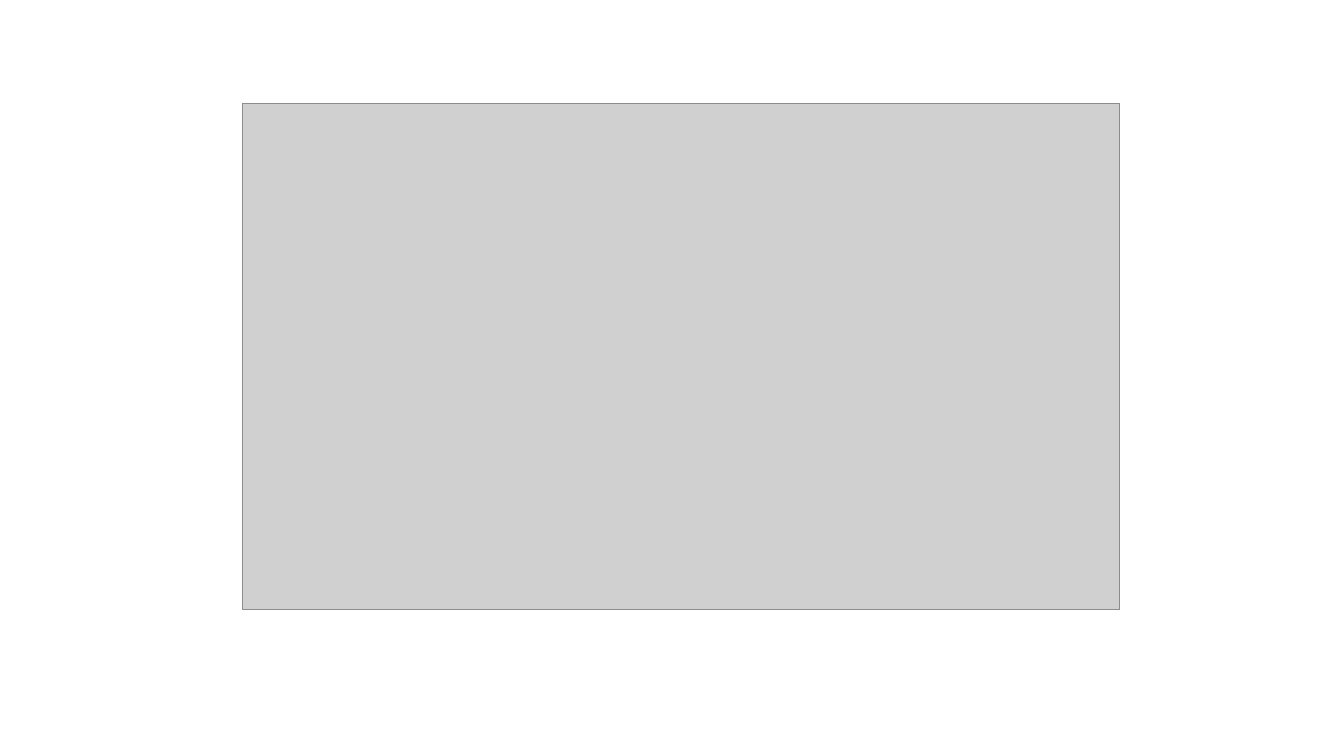
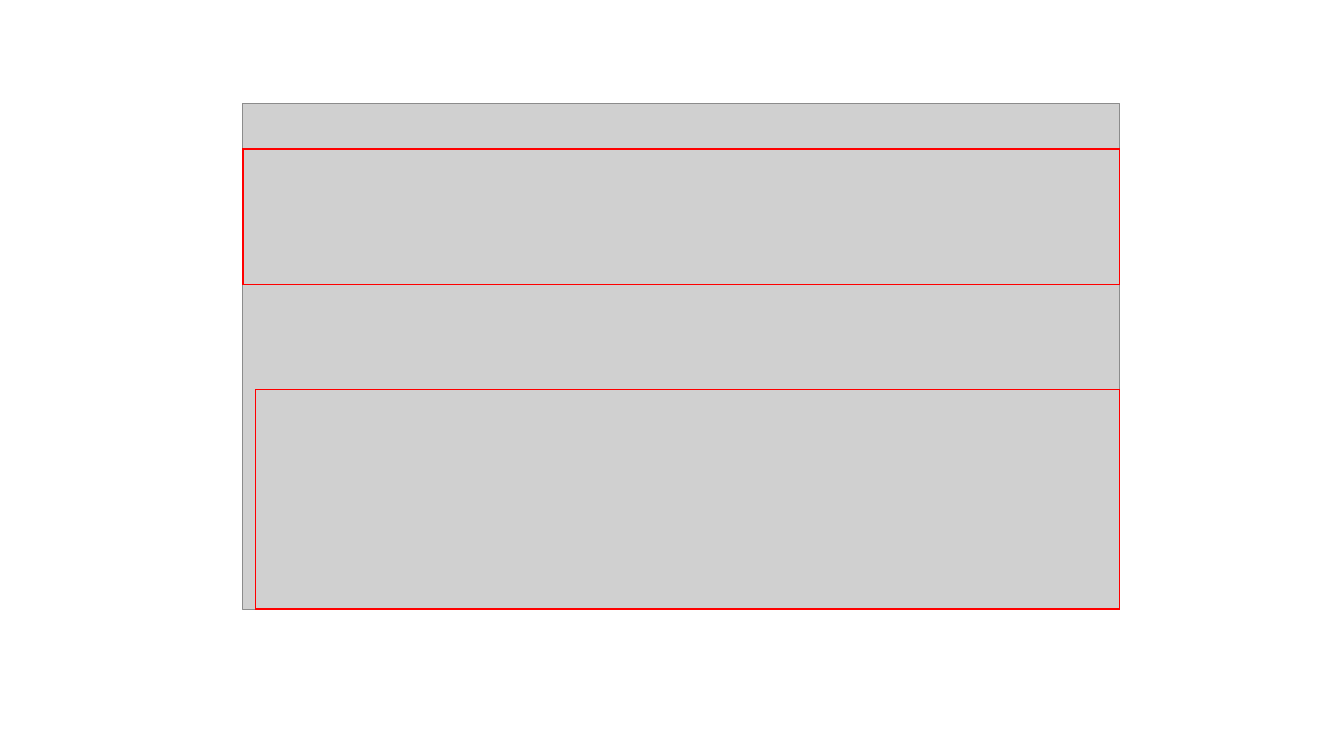
Before and after one commit to zaboltar/zaboltar.github.io, a slide deck: slide 15 of assets uarm/2022 2 UARM Etica PCrit/Arendt - pensar y reflx morales - de la historia a la accion.pptx. Drawn at 1344x756 pixels with LibreOffice and Linux fonts; fonts in the diff are those of the drawing; grey boxes stand for pictures. Boxes give left, top, right and bottom in pixels: in the first picture for what was removed or moved away, otherwise in the second. Text is boxed around its words. In the diff, an @@ line names an element or a change of style, - is before the commit and + after.

```diff
--- a/assets uarm/2022 2 UARM Etica PCrit/Arendt - pensar y reflx morales - de la historia a la accion.pptx
+++ b/assets uarm/2022 2 UARM Etica PCrit/Arendt - pensar y reflx morales - de la historia a la accion.pptx
@@ rectangle added at [243, 149, 1120, 284], outline #FF0000 1 pt @@
@@ rectangle added at [256, 390, 1120, 610], outline #FF0000 1 pt @@
```
Also in this commit, not shown: 11 other slides changed, 10 slides added, 10 slides removed.
